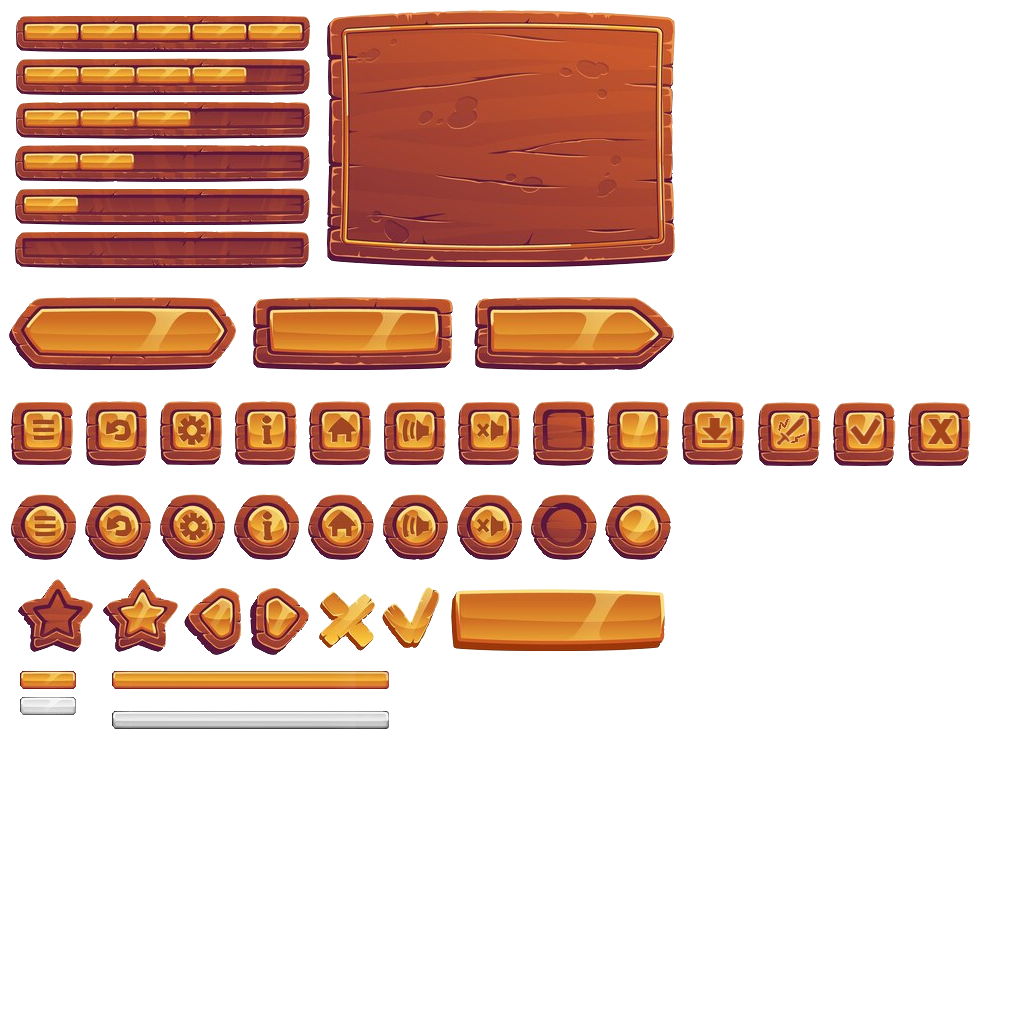
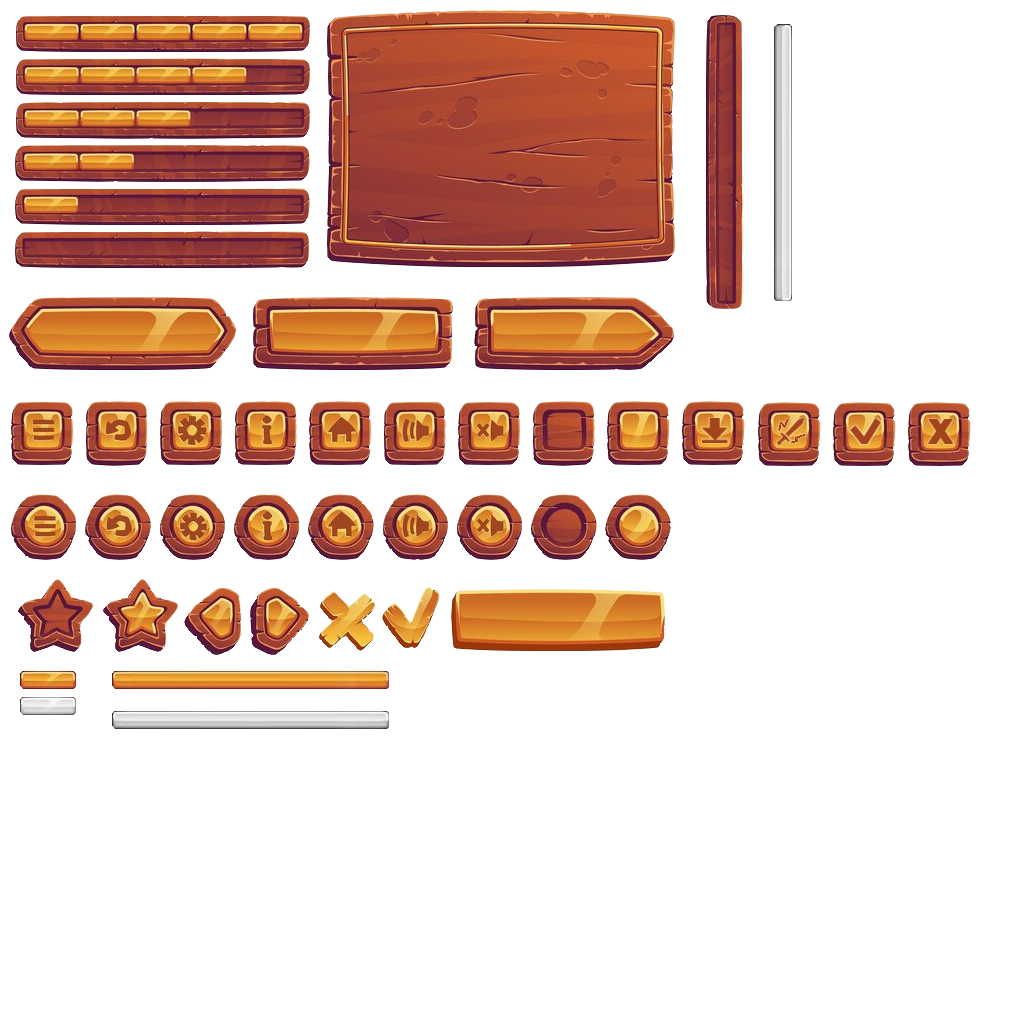
Layered file, before and after one edit (1024 × 1024). Changes by layer:
added layer "Paint Layer 1 (pasted)" (1st of 2) above "Paint Layer 1 (pasted)" over [706,15,792,309]
added layer "Paint Layer 1 (pasted)" (2nd of 2) above "BASE" over [706,15,792,309]
painted on "BASE" over [706,15,792,309]
